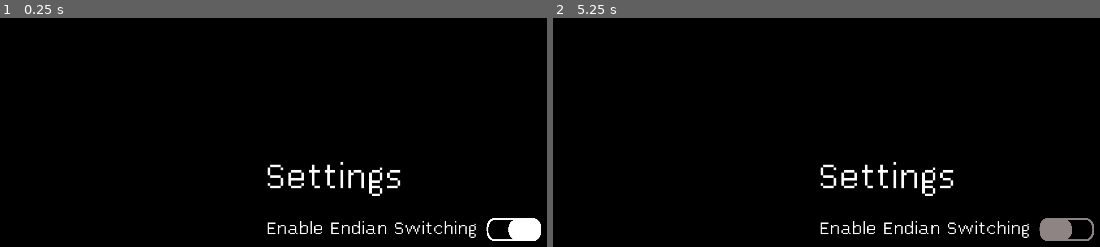
Above: before the commit, frames 1-2 (left to right).
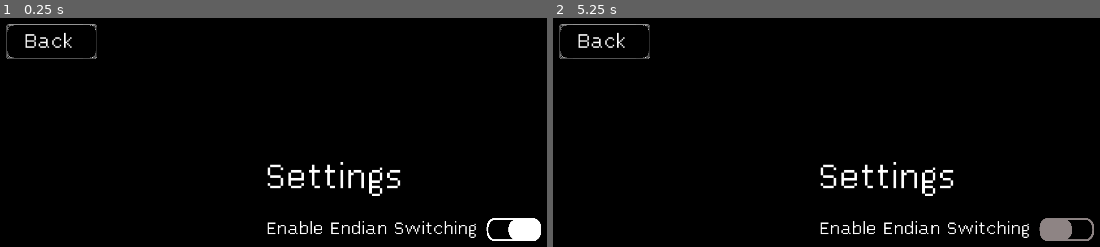
Above: after the commit, the same moments.

Repository: DragonCat4012/Switch
Game: Godot game, scene res://Scenes/OptionsScene.tscn
Two runs of this game, one before a commit and one after it. Both use one fixed random seed, a clock stepped at 60 frames per second and the inputs below. This scene is started directly instead of the project's main scene.
Inputs (mouse positions are in pixels of both pictures, inside the frame that each line leads up to):
- Up to frame 1 (0.25 s): no input
- Up to frame 2 (5.25 s): tap Enter (ui_accept) at 0.5, 0.77, 1.25, 1.52, 2, 2.75, 3.02, 3.5, 3.77, 4.25, 4.52 s; move the mouse to (outside the picture) at 0.52 s; hold Right (ui_right) 0.53-1.28 s; click (outside the picture) at 0.67 s; move the mouse to (766, 233) at 1.27 s; hold Down (ui_down) 1.28-2.03 s; click (766, 233) at 1.42 s; move the mouse to (1007, 111) at 2.02 s; hold Right (ui_right) 2.03-2.78 s; click (1007, 111) at 2.17 s; move the mouse to (outside the picture) at 2.77 s; hold Up (ui_up) 2.78-3.53 s; click (outside the picture) at 2.92 s; move the mouse to (outside the picture) at 3.52 s; hold Left (ui_left) 3.53-5.03 s; click (outside the picture) at 3.67 s; move the mouse to (684, 141) at 4.27 s; click (684, 141) at 4.42 s; move the mouse to (968, 210) at 5.02 s; hold Down (ui_down) from 5.03 s (still down); click (968, 210) at 5.17 s

The runs differ from the first frame. In frame 1, 0.5% of the frame differs, in the area x 1-18%, y 2-18%; in frame 2, 0.5%.

Commit message:
Add back button to options

Diff:
--- a/Scenes/OptionsScene.gd
+++ b/Scenes/OptionsScene.gd
@@ -9,6 +9,8 @@
 var offTexture = load("res://Sprites/Toggle/off.PNG")
 
 var lastClick = Time.get_ticks_msec()
+
+@onready var backButton := $CenterContainer/buttonBackTexture/BackButon
 
 func _ready():
 	jsonHandler.loadGame()
@@ -22,6 +24,8 @@
 		isEndianSwitchingEnabled = !isEndianSwitchingEnabled
 		jsonHandler.updatEndian(isEndianSwitchingEnabled)
 		updateEndianSwitch()
+	if backButton.get_global_rect().has_point(get_global_mouse_position()) and event is InputEventScreenTouch:
+		get_tree().change_scene_to_file("res://Scenes/menu.tscn")
 
 func _process(delta):
 	if Input.is_action_just_pressed("ui_cancel"):
--- a/Scenes/OptionsScene.tscn
+++ b/Scenes/OptionsScene.tscn
@@ -1,8 +1,9 @@
-[gd_scene load_steps=4 format=3 uid="uid://dinjnt7s281as"]
+[gd_scene load_steps=5 format=3 uid="uid://dinjnt7s281as"]
 
 [ext_resource type="FontFile" uid="uid://b2cswqm32sj5f" path="res://Lex.ttf" id="1_4y4xp"]
 [ext_resource type="Script" path="res://Scenes/OptionsScene.gd" id="1_xolb3"]
 [ext_resource type="Texture2D" uid="uid://dofknt3s3xf8m" path="res://Sprites/Toggle/on.PNG" id="3_lkvmw"]
+[ext_resource type="Texture2D" uid="uid://cf83i6ab4h457" path="res://Sprites/button.PNG" id="4_iasye"]
 
 [node name="OptionsScene" type="Node2D"]
 script = ExtResource("1_xolb3")
@@ -47,3 +48,21 @@
 position = Vector2(591, 76)
 scale = Vector2(0.0799976, 0.0799976)
 texture = ExtResource("3_lkvmw")
+
+[node name="buttonBackTexture" type="Sprite2D" parent="CenterContainer"]
+position = Vector2(189, 136)
+scale = Vector2(0.218072, 0.218072)
+texture = ExtResource("4_iasye")
+
+[node name="BackButon" type="CenterContainer" parent="CenterContainer/buttonBackTexture"]
+offset_left = -450.157
+offset_top = -163.559
+offset_right = -220.157
+offset_bottom = -73.5588
+scale = Vector2(3.73412, 3.73412)
+
+[node name="Label" type="Label" parent="CenterContainer/buttonBackTexture/BackButon"]
+layout_mode = 2
+theme_override_fonts/font = ExtResource("1_4y4xp")
+theme_override_font_sizes/font_size = 70
+text = "Back"
